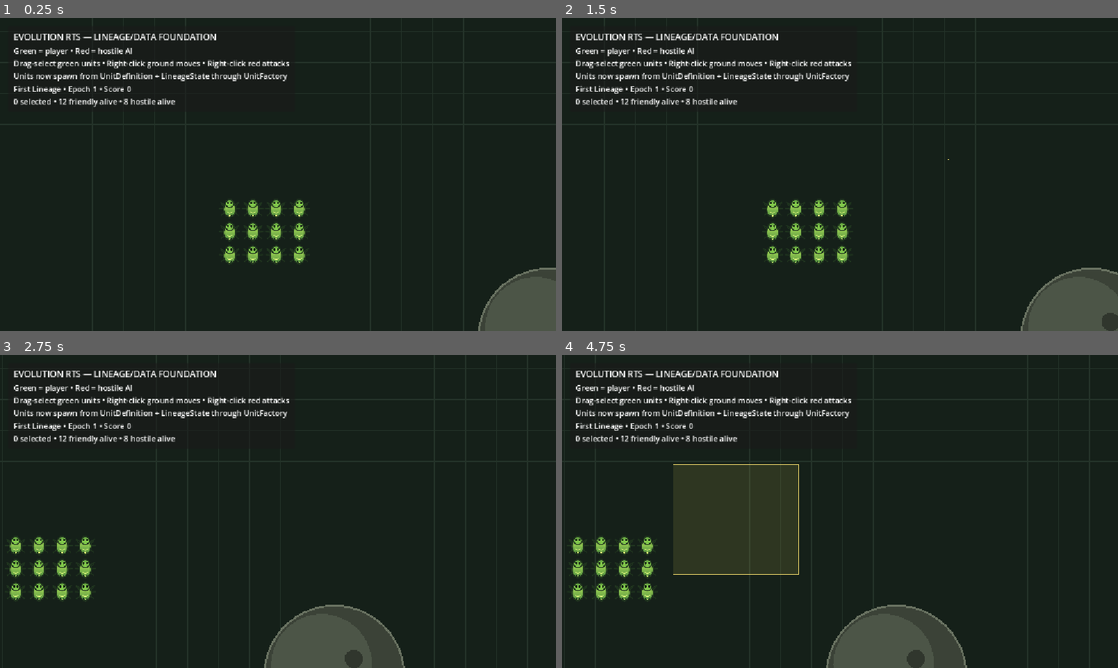
Above: before the commit, frames 1-4 (two rows, left to right).
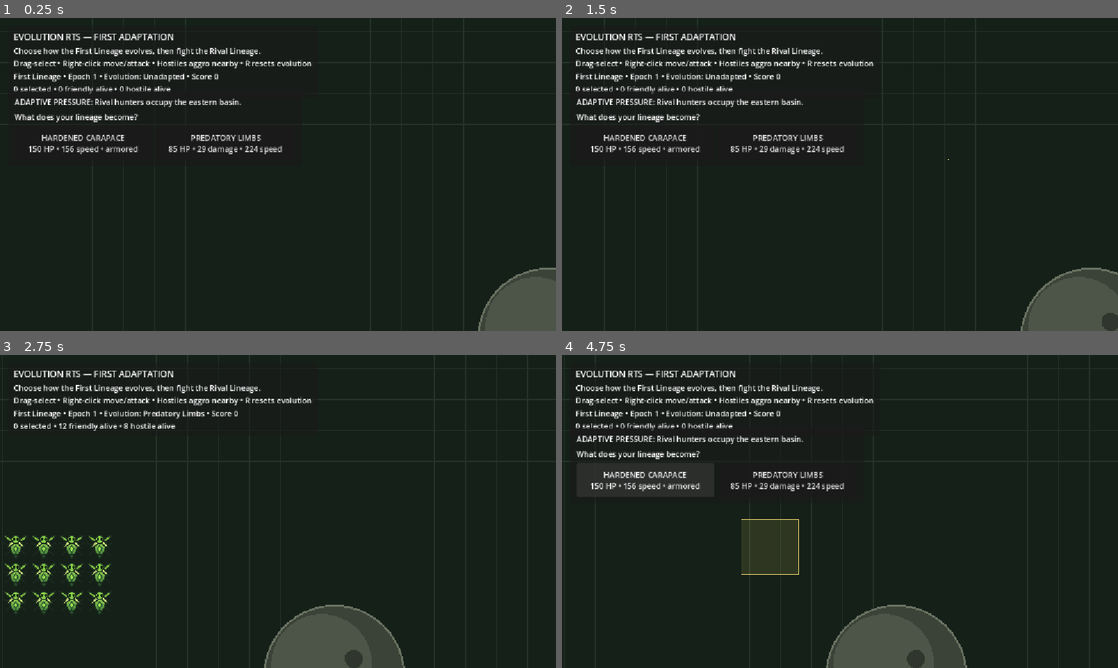
Above: after the commit, the same moments.

Repository: asbarbier/ChildrenOfTime
Game: Godot game, scene res://scenes/main.tscn
Same seed, same stepped clock (60 frames per second), same inputs: the game is played once before the commit and once after it.
Inputs (mouse positions are in pixels of both pictures, inside the frame that each line leads up to):
- Up to frame 1 (0.25 s): no input
- Up to frame 2 (1.5 s): click (645, 143) at 0.5 s, where only the run after the commit has a clickable "HARDENED CARAPACE 150 HP • 15…"; tap Enter at 1.25 s; move the mouse to (962, 158) at 1.27 s; hold D from 1.28 s (still down); tap R at 1.35 s; click (962, 158) at 1.42 s
- Up to frame 3 (2.75 s): release D at 2 s; click (227, 480) at 2 s, where only the run after the commit has a clickable "PREDATORY LIMBS 85 HP • 29 da…"
- Up to frame 4 (4.75 s): drag from (728, 527) to (812, 574) at 2.77 s; move the mouse to (895, 442) at 3.52 s; hold D 3.53-4.25 s; tap R at 3.6 s; click (895, 442) at 3.67 s; drag from (812, 574) to (673, 464) at 4.27 s

The runs differ from the first frame. In frame 1, 5.2% of the frame differs, in the area x 2-57%, y 4-79%; in frame 2, 5.2%; in frame 3, 4.6%; in frame 4, 10%, in the area x 1-57%, y 4-79%.

Commit message:
Build 10: add first lineage adaptation choice

Diff:
--- a/scripts/main.gd
+++ b/scripts/main.gd
@@ -7,6 +7,9 @@
 const RTSUnitFactoryScript = preload("res://scripts/unit_factory.gd")
 const RTSLineageStateScript = preload("res://scripts/lineage_state.gd")
 const PRIMITIVE_HUNTER_DEFINITION: RTSUnitDefinition = preload("res://data/units/primitive_hunter.tres")
+const RIVAL_HUNTER_DEFINITION: RTSUnitDefinition = preload("res://data/units/rival_hunter.tres")
+const CARAPACE_ADAPTATION: RTSAdaptationDefinition = preload("res://data/adaptations/carapace.tres")
+const PREDATORY_LIMBS_ADAPTATION: RTSAdaptationDefinition = preload("res://data/adaptations/predatory_limbs.tres")
 
 const MAP_SIZE := Vector2(3200.0, 1800.0)
 const GRID_SIZE := 64.0
@@ -29,16 +32,18 @@
 var player_lineage: RTSLineageState
 var enemy_lineage: RTSLineageState
 
-var dragging_selection := false
+var dragging_selection: bool = false
 var drag_start_world := Vector2.ZERO
 var drag_current_world := Vector2.ZERO
 var drag_start_screen := Vector2.ZERO
 
-var middle_dragging := false
+var middle_dragging: bool = false
 var command_marker_position := Vector2.ZERO
-var command_marker_time := 0.0
+var command_marker_time: float = 0.0
+var adaptation_choice_made: bool = false
 
 var status_label: Label
+var adaptation_panel: PanelContainer
 
 func _ready() -> void:
 	_spawn_test_obstacles()
@@ -46,8 +51,6 @@
 	_build_command_controller()
 	_build_lineages()
 	_build_unit_factory()
-	_spawn_test_units()
-	_build_ai_controller()
 	_build_ui()
 	queue_redraw()
 
@@ -78,7 +81,7 @@
 		else:
 			if dragging_selection:
 				drag_current_world = get_global_mouse_position()
-				var was_click := event.position.distance_to(drag_start_screen) < CLICK_DRAG_THRESHOLD
+				var was_click: bool = event.position.distance_to(drag_start_screen) < CLICK_DRAG_THRESHOLD
 				_finish_selection(was_click, Input.is_key_pressed(KEY_SHIFT))
 				dragging_selection = false
 				queue_redraw()
@@ -129,7 +132,7 @@
 
 func _find_unit_at_point(world_point: Vector2, team_filter: int = 0) -> RTSUnit:
 	var closest: RTSUnit = null
-	var closest_distance := INF
+	var closest_distance: float = INF
 
 	for unit in units:
 		if not unit.is_alive():
@@ -224,20 +227,42 @@
 	add_child(rock)
 	obstacles.append(rock)
 
+func _start_encounter(adaptation: RTSAdaptationDefinition) -> void:
+	if adaptation_choice_made or adaptation == null:
+		return
+
+	player_lineage.add_adaptation(adaptation)
+	adaptation_choice_made = true
+
+	if adaptation_panel != null:
+		adaptation_panel.hide()
+
+	_spawn_test_units()
+	_build_ai_controller()
+	_update_status()
+	queue_redraw()
+
+func _on_carapace_pressed() -> void:
+	_start_encounter(CARAPACE_ADAPTATION)
+
+func _on_predatory_limbs_pressed() -> void:
+	_start_encounter(PREDATORY_LIMBS_ADAPTATION)
+
 func _spawn_test_units() -> void:
-	var id_counter := 1
+	var id_counter: int = 1
 	var player_start := Vector2(540.0, 430.0)
 	var enemy_start := Vector2(1720.0, 700.0)
-	var spacing := 48.0
+	var spacing: float = 58.0
 
 	for row in range(3):
 		for col in range(4):
 			_spawn_unit(
 				id_counter,
+				PRIMITIVE_HUNTER_DEFINITION,
 				player_lineage,
 				PLAYER_TEAM_ID,
 				Color("87a96b"),
-				player_start + Vector2(col * spacing, row * spacing)
+				player_start + Vector2(float(col) * spacing, float(row) * spacing)
 			)
 			id_counter += 1
 
@@ -245,15 +270,17 @@
 		for col in range(4):
 			_spawn_unit(
 				id_counter,
+				RIVAL_HUNTER_DEFINITION,
 				enemy_lineage,
 				ENEMY_TEAM_ID,
 				Color("b8665b"),
-				enemy_start + Vector2(col * spacing, row * spacing)
+				enemy_start + Vector2(float(col) * spacing, float(row) * spacing)
 			)
 			id_counter += 1
 
 func _spawn_unit(
 	id_value: int,
+	definition: RTSUnitDefinition,
 	lineage: RTSLineageState,
 	team_id: int,
 	color: Color,
@@ -261,7 +288,7 @@
 ) -> void:
 	var unit: RTSUnit = unit_factory.spawn_unit(
 		self,
-		PRIMITIVE_HUNTER_DEFINITION,
+		definition,
 		lineage,
 		id_value,
 		team_id,
@@ -285,7 +312,7 @@
 
 	var panel := PanelContainer.new()
 	panel.position = Vector2(16, 16)
-	panel.custom_minimum_size = Vector2(580, 0)
+	panel.custom_minimum_size = Vector2(610, 0)
 	canvas.add_child(panel)
 
 	var margin := MarginContainer.new()
@@ -299,24 +326,66 @@
 	margin.add_child(box)
 
 	var title := Label.new()
-	title.text = "EVOLUTION RTS — LINEAGE/DATA FOUNDATION"
+	title.text = "EVOLUTION RTS — FIRST ADAPTATION"
 	title.add_theme_font_size_override("font_size", 18)
 	box.add_child(title)
 
 	var instructions := Label.new()
-	instructions.text = "Green = player • Red = hostile AI\nDrag-select green units • Right-click ground moves • Right-click red attacks\nUnits now spawn from UnitDefinition + LineageState through UnitFactory"
+	instructions.text = "Choose how the First Lineage evolves, then fight the Rival Lineage.\nDrag-select • Right-click move/attack • Hostiles aggro nearby • R resets evolution"
 	box.add_child(instructions)
 
 	status_label = Label.new()
 	box.add_child(status_label)
+
+	adaptation_panel = PanelContainer.new()
+	adaptation_panel.position = Vector2(16, 150)
+	adaptation_panel.custom_minimum_size = Vector2(610, 0)
+	canvas.add_child(adaptation_panel)
+
+	var adaptation_margin := MarginContainer.new()
+	adaptation_margin.add_theme_constant_override("margin_left", 14)
+	adaptation_margin.add_theme_constant_override("margin_right", 14)
+	adaptation_margin.add_theme_constant_override("margin_top", 12)
+	adaptation_margin.add_theme_constant_override("margin_bottom", 12)
+	adaptation_panel.add_child(adaptation_margin)
+
+	var adaptation_box := VBoxContainer.new()
+	adaptation_box.add_theme_constant_override("separation", 8)
+	adaptation_margin.add_child(adaptation_box)
+
+	var choice_title := Label.new()
+	choice_title.text = "ADAPTIVE PRESSURE: Rival hunters occupy the eastern basin."
+	choice_title.add_theme_font_size_override("font_size", 16)
+	adaptation_box.add_child(choice_title)
+
+	var choice_prompt := Label.new()
+	choice_prompt.text = "What does your lineage become?"
+	adaptation_box.add_child(choice_prompt)
+
+	var choices := HBoxContainer.new()
+	choices.add_theme_constant_override("separation", 10)
+	adaptation_box.add_child(choices)
+
+	var carapace_button := Button.new()
+	carapace_button.text = "HARDENED CARAPACE\n150 HP • 156 speed • armored"
+	carapace_button.custom_minimum_size = Vector2(285, 70)
+	carapace_button.pressed.connect(_on_carapace_pressed)
+	choices.add_child(carapace_button)
+
+	var predatory_button := Button.new()
+	predatory_button.text = "PREDATORY LIMBS\n85 HP • 29 damage • 224 speed"
+	predatory_button.custom_minimum_size = Vector2(285, 70)
+	predatory_button.pressed.connect(_on_predatory_limbs_pressed)
+	choices.add_child(predatory_button)
+
 	_update_status()
 
 func _update_status() -> void:
 	if status_label == null:
 		return
 
-	var friendly_alive := 0
-	var enemy_alive := 0
+	var friendly_alive: int = 0
+	var enemy_alive: int = 0
 	for unit in units:
 		if not unit.is_alive():
 			continue
@@ -325,9 +394,11 @@
 		elif unit.is_on_team(ENEMY_TEAM_ID):
 			enemy_alive += 1
 
-	status_label.text = "%s • Epoch %d • Score %d\n%d selected • %d friendly alive • %d hostile alive" % [
+	var adaptation_summary: String = player_lineage.get_adaptation_summary()
+	status_label.text = "%s • Epoch %d • Evolution: %s • Score %d\n%d selected • %d friendly alive • %d hostile alive" % [
 		player_lineage.lineage_name,
 		player_lineage.epoch,
+		adaptation_summary,
 		player_lineage.score,
 		selected_units.size(),
 		friendly_alive,
@@ -364,22 +435,19 @@
 	)
 
 func _draw() -> void:
-	# Playfield background.
 	draw_rect(Rect2(Vector2.ZERO, MAP_SIZE), Color("152019"), true)
 
-	# Coarse terrain/grid placeholder so movement and camera scale are readable.
 	var grid_color := Color("243329")
-	var x := 0.0
+	var x: float = 0.0
 	while x <= MAP_SIZE.x:
 		draw_line(Vector2(x, 0), Vector2(x, MAP_SIZE.y), grid_color, 1.0)
 		x += GRID_SIZE
 
-	var y := 0.0
+	var y: float = 0.0
 	while y <= MAP_SIZE.y:
 		draw_line(Vector2(0, y), Vector2(MAP_SIZE.x, y), grid_color, 1.0)
 		y += GRID_SIZE
 
-	# Map edge.
 	draw_rect(Rect2(Vector2.ZERO, MAP_SIZE), Color("526353"), false, 3.0)
 
 	if dragging_selection:
